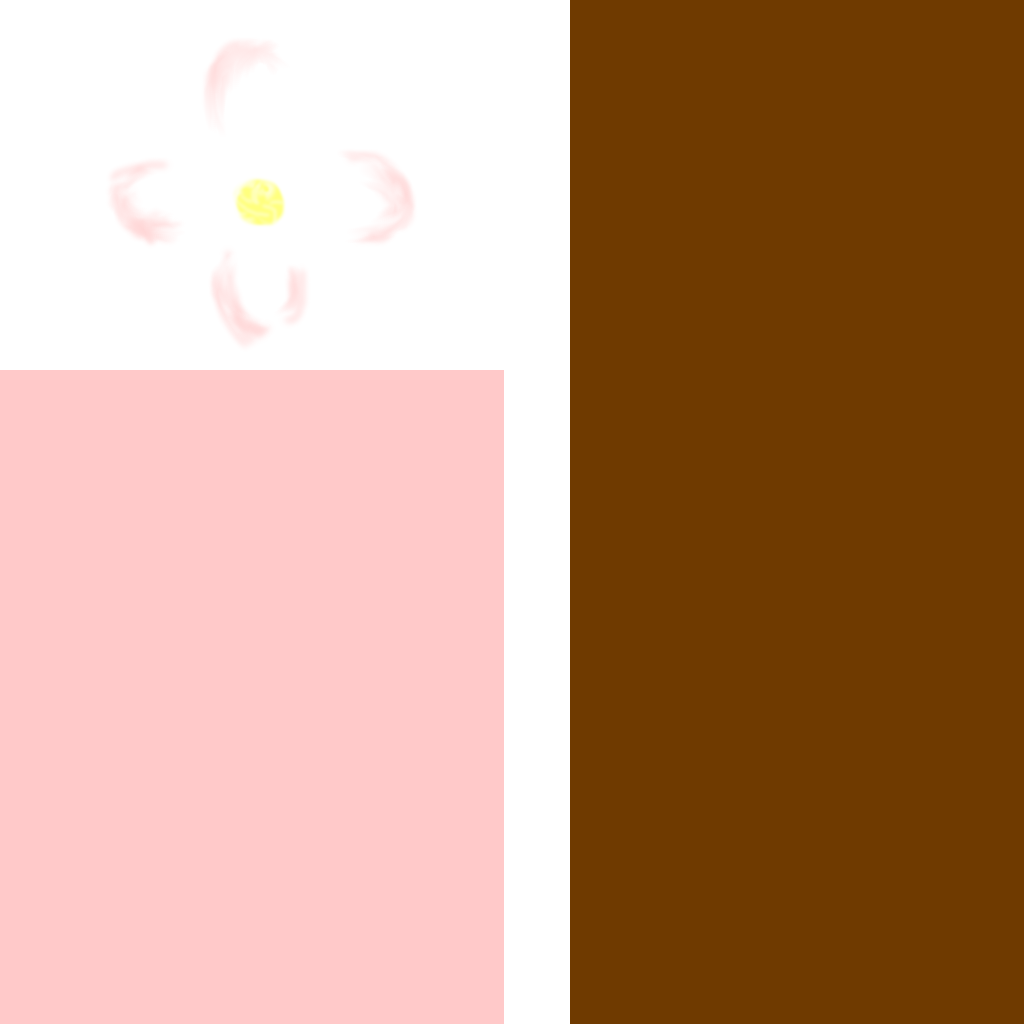
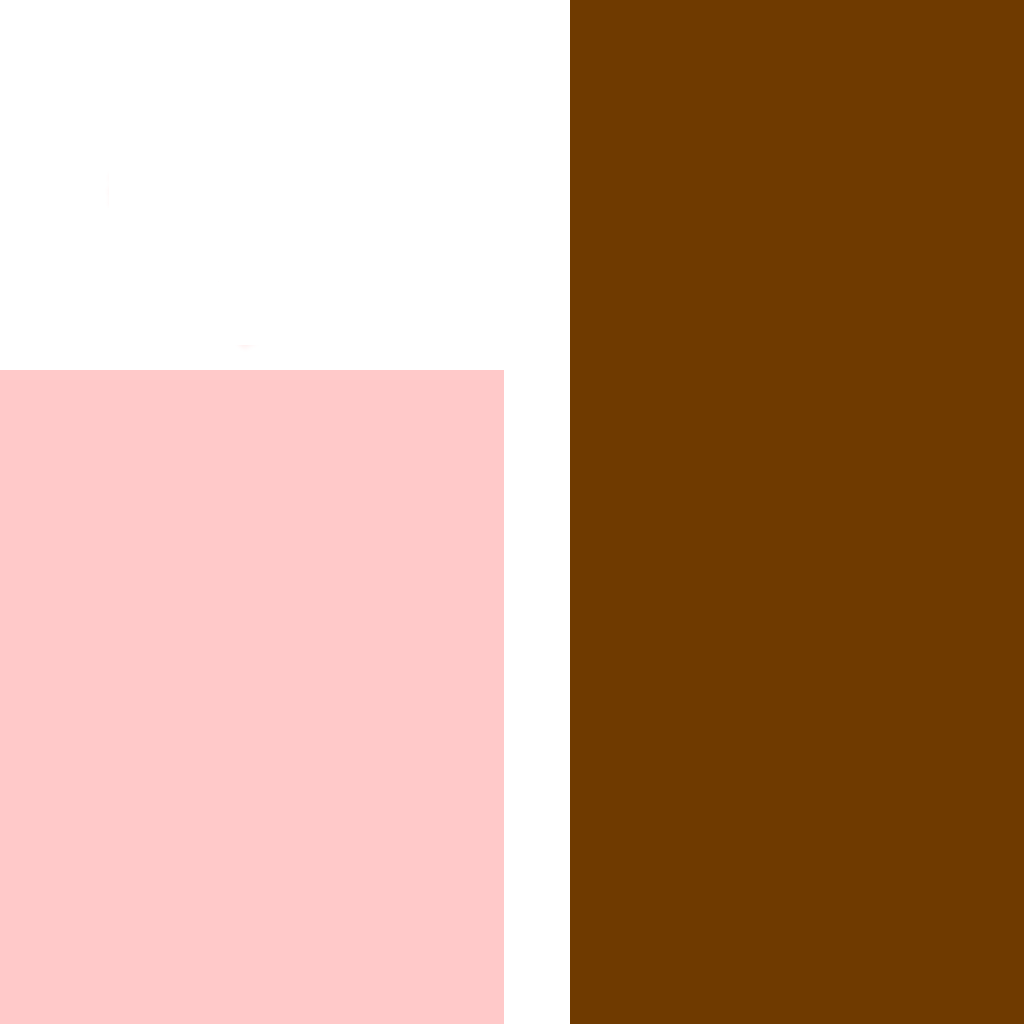
Layer changes from the first (1024, 1024) image to the second:
added layer "Layer copy" above "Layer" over (109, 38, 416, 345)
hid "Layer" over (109, 38, 416, 345)
